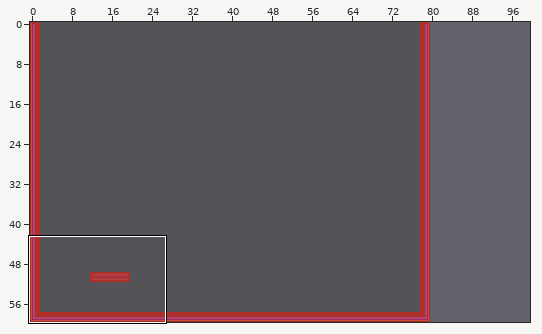
Tiled map -- res/map.tmx. Above: a wide view before the commit, with the close-up outlined.
Close-up. As it was:
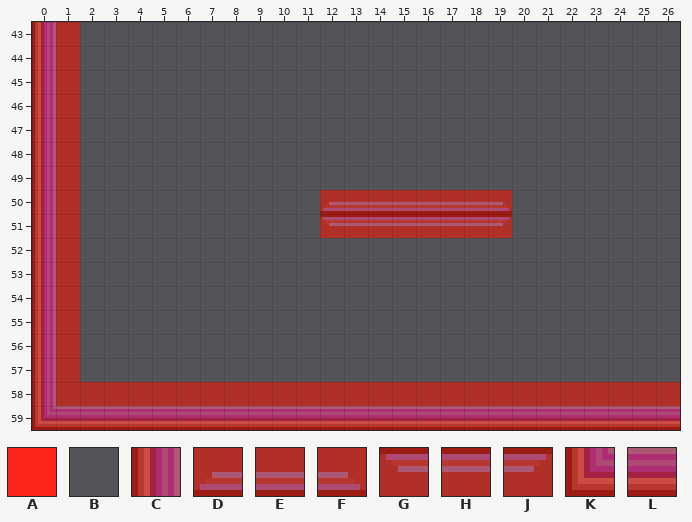
Cells are 8x8 px. Shown: x 0..26, y 43..59. The commit also changed other parts of the map, which this record leaves out. The old version is drawn lined up with the new one.
Key: from "collision": A 1; from "platform": B 28, C 36, D 50, E 51, F 55, G 62, H 64, J 67, K 84, L 94.
_ is an empty cell.
Layer "PLATFORMS" before, first column x 0:
43 AA_________________________
44 AA_________________________
45 AA_________________________
46 AA_________________________
47 AA_________________________
48 AA_________________________
49 AA_________________________
50 AA__________AAAAAAAA_______
51 AA__________AAAAAAAA_______
52 AA_________________________
53 AA_________________________
54 AA_________________________
55 AA_________________________
56 AA_________________________
57 AA_________________________
58 AAAAAAAAAAAAAAAAAAAAAAAAAAA
59 AAAAAAAAAAAAAAAAAAAAAAAAAAA
Layer "FOREGROUND" before, first column x 0:
43 CBBBBBBBBBBBBBBBBBBBBBBBBBB
44 CBBBBBBBBBBBBBBBBBBBBBBBBBB
45 CBBBBBBBBBBBBBBBBBBBBBBBBBB
46 CBBBBBBBBBBBBBBBBBBBBBBBBBB
47 CBBBBBBBBBBBBBBBBBBBBBBBBBB
48 CBBBBBBBBBBBBBBBBBBBBBBBBBB
49 CBBBBBBBBBBBBBBBBBBBBBBBBBB
50 CBBBBBBBBBBBDEEEEEEFBBBBBBB
51 CBBBBBBBBBBBGHHHHHHJBBBBBBB
52 CBBBBBBBBBBBBBBBBBBBBBBBBBB
53 CBBBBBBBBBBBBBBBBBBBBBBBBBB
54 CBBBBBBBBBBBBBBBBBBBBBBBBBB
55 CBBBBBBBBBBBBBBBBBBBBBBBBBB
56 CBBBBBBBBBBBBBBBBBBBBBBBBBB
57 CBBBBBBBBBBBBBBBBBBBBBBBBBB
58 CBBBBBBBBBBBBBBBBBBBBBBBBBB
59 KLLLLLLLLLLLLLLLLLLLLLLLLLL
The same view after the edit:
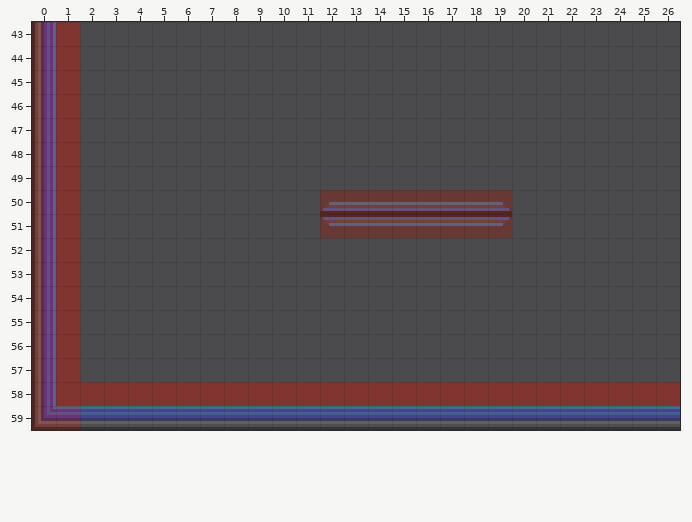
Tiles of an added or newly shown layer are drawn over the layers below it.
See-through tiles are keyed as they look on the map.
Difference:
map size 80x60 -> 100x60 cells
layer "FOREGROUND" opacity 40% -> 37%
Layer "PLATFORMS":
y 59: x 2..26 AAAAAAAAAAAAAAAAAAAAAAAAA -> _________________________
Layer "BACKGROUND" (added):
y 43..49: x 0..1 __ -> BB
y 50..51: x 0..1 __ -> BB; x 12..19 ________ -> BBBBBBBB
y 52..57: x 0..1 __ -> BB
y 58..59: x 0..26 ___________________________ -> BBBBBBBBBBBBBBBBBBBBBBBBBBB
Layer "FOREGROUND":
y 43..57: x 1 B -> _
y 58: x 1..26 BBBBBBBBBBBBBBBBBBBBBBBBBB -> __________________________
